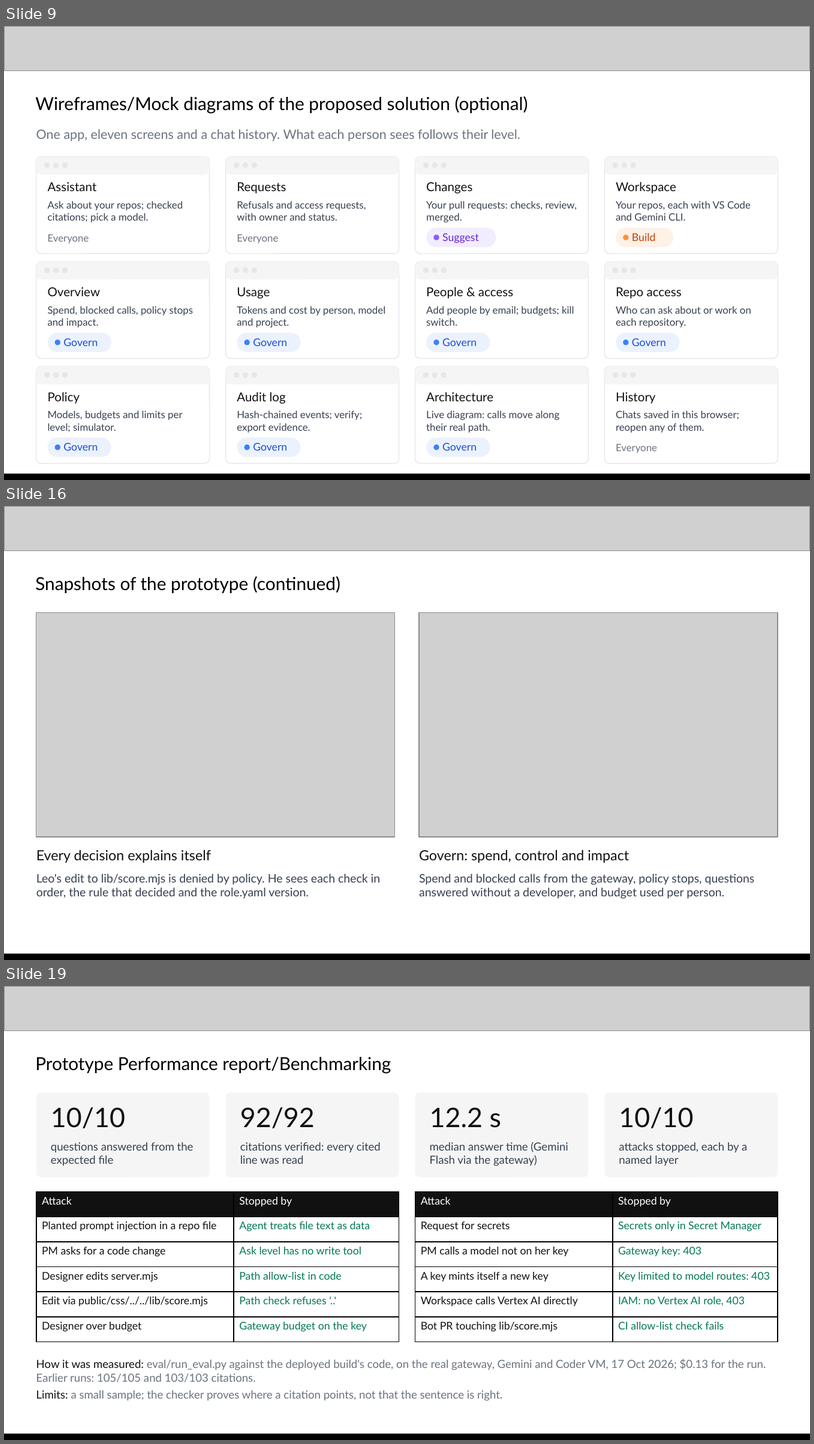
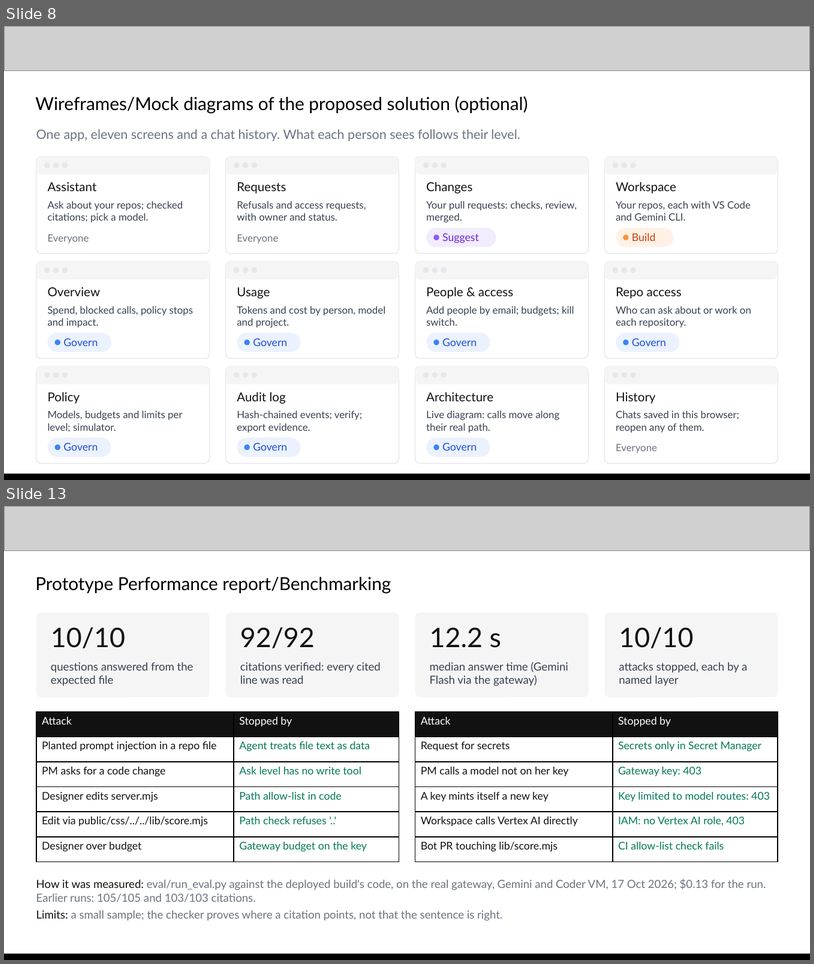
Before and after one commit to praveensaharan/RoleSpace, a slide deck: docs/deck/RoleSpace-AI-Builder-Cup-submission.pptx. Shown one above the other, each under a label of ours: slides 9, 16 and 19 before the commit, slides 8 and 13 after it; the slides between them are not shown. The pictures are 814x1444 and 814x964 pixels, drawn with LibreOffice and Linux fonts; fonts in the diff are those of the drawing; grey boxes stand for pictures. Boxes give left, top, right and bottom in pixels: in the first picture for what was removed or moved away, otherwise in the second. Text is boxed around its words. In the diff, an @@ line names an element or a change of style, - is before the commit and + after.

```diff
--- a/docs/deck/RoleSpace-AI-Builder-Cup-submission.pptx
+++ b/docs/deck/RoleSpace-AI-Builder-Cup-submission.pptx
@@ slide 16 removed at box(4, 506, 810, 960), background #FFFFFF @@
@@ picture removed at box(4, 506, 810, 550) @@
@@ text removed at box(35, 576, 341, 593) @@
-Snapshots of the prototype (continued)
@@ picture removed at box(36, 612, 395, 837) @@
@@ picture removed at box(419, 612, 778, 837) @@
@@ text removed at box(36, 849, 211, 862) @@
-Every decision explains itself
@@ text removed at box(419, 849, 629, 862) @@
-Govern: spend, control and impact
@@ text removed at box(36, 873, 381, 898) @@
-Leo's edit to lib/score.mjs is denied by policy. He sees each check in order, the rule that decided and the role.yaml version.
@@ text removed at box(419, 873, 755, 898) @@
-Spend and blocked calls from the gateway, policy stops, questions answered without a developer, and budget used per person.
@@ picture removed at box(4, 955, 810, 960) @@
@@ rectangle removed at box(4, 954, 810, 960) @@
@@ what was slide 9 is now slide 8 @@
@@ what was slide 19 is now slide 13 @@
```
Also in this commit, not shown: 7 slides changed, 1 slide added, 6 other slides removed, 16 other files.
